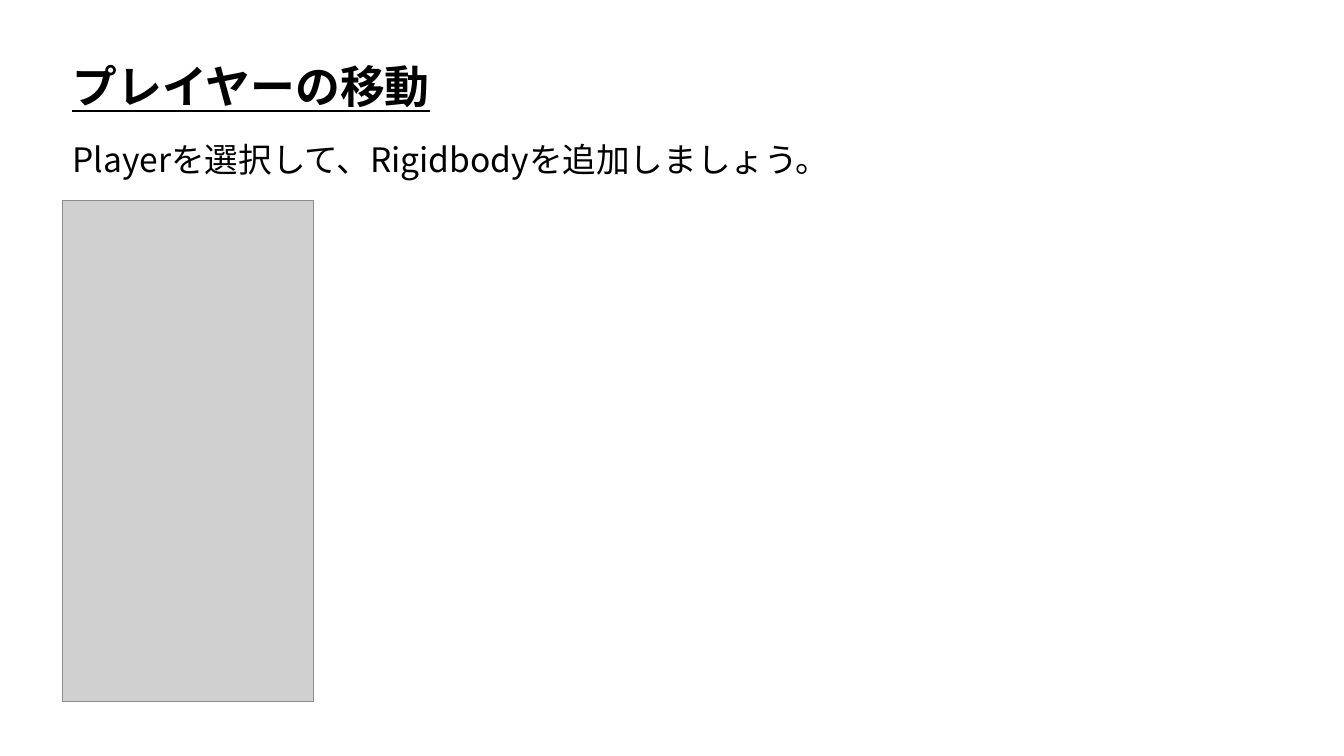
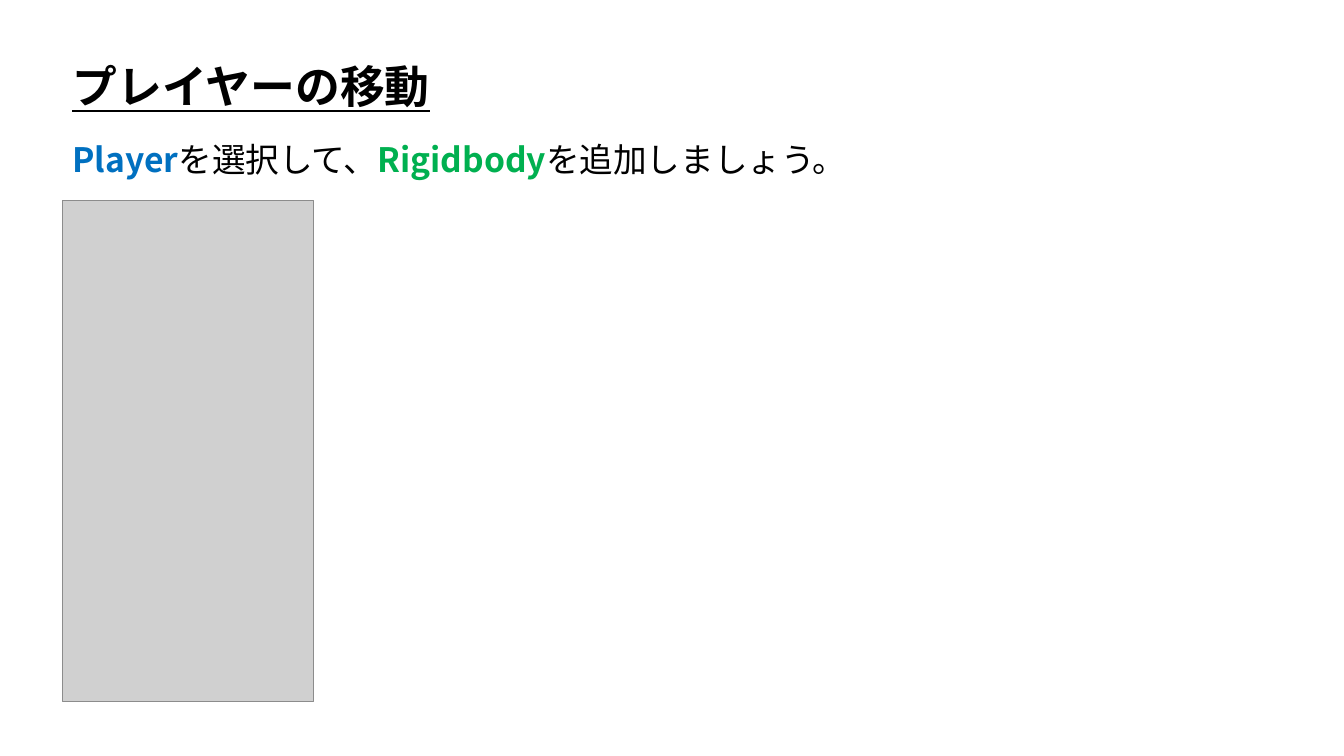
Before and after one commit to ArakiYusuke-Ohara/Textbook, a slide deck: slide 4 of ゲーム科1年/00_前期/ゲームエンジンⅠ/06_プレイヤーの移動.pptx. Drawn at 1344x756 pixels with LibreOffice and Linux fonts; fonts in the diff are those of the drawing; grey boxes stand for pictures. Boxes give left, top, right and bottom in pixels: in the first picture for what was removed or moved away, otherwise in the second. Text is boxed around its words. In the diff, an @@ line names an element or a change of style, - is before the commit and + after.

```diff
--- a/ゲーム科1年/00_前期/ゲームエンジンⅠ/06_プレイヤーの移動.pptx
+++ b/ゲーム科1年/00_前期/ゲームエンジンⅠ/06_プレイヤーの移動.pptx
@@ text "Playerを選択して、Rigidbodyを追加しましょう。" at [73,143,847,180]: text colour #000000 to #0070C0, text colour #000000 to #00B050, bold on in "Playerを選択して、Rigidbodyを追加しましょう。" @@
```
Also in this commit, not shown: 4 other slides changed, 8 other files.
